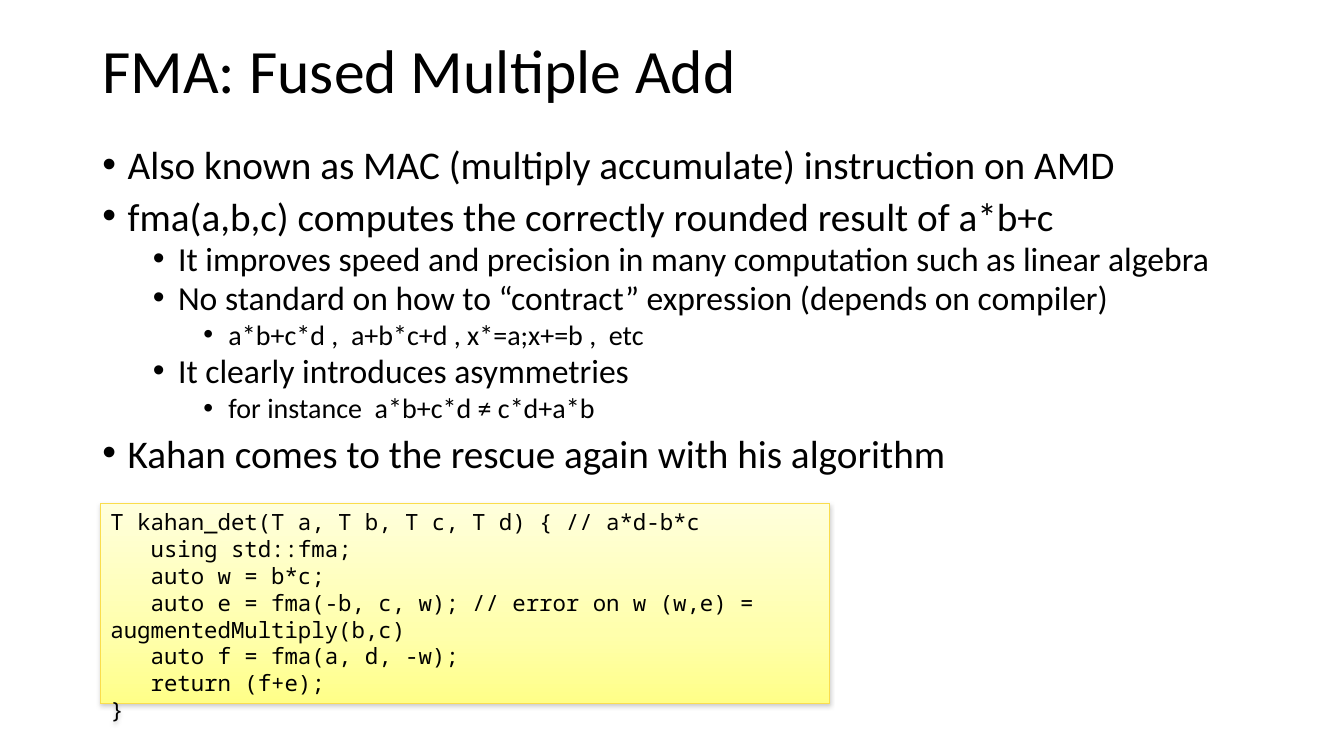
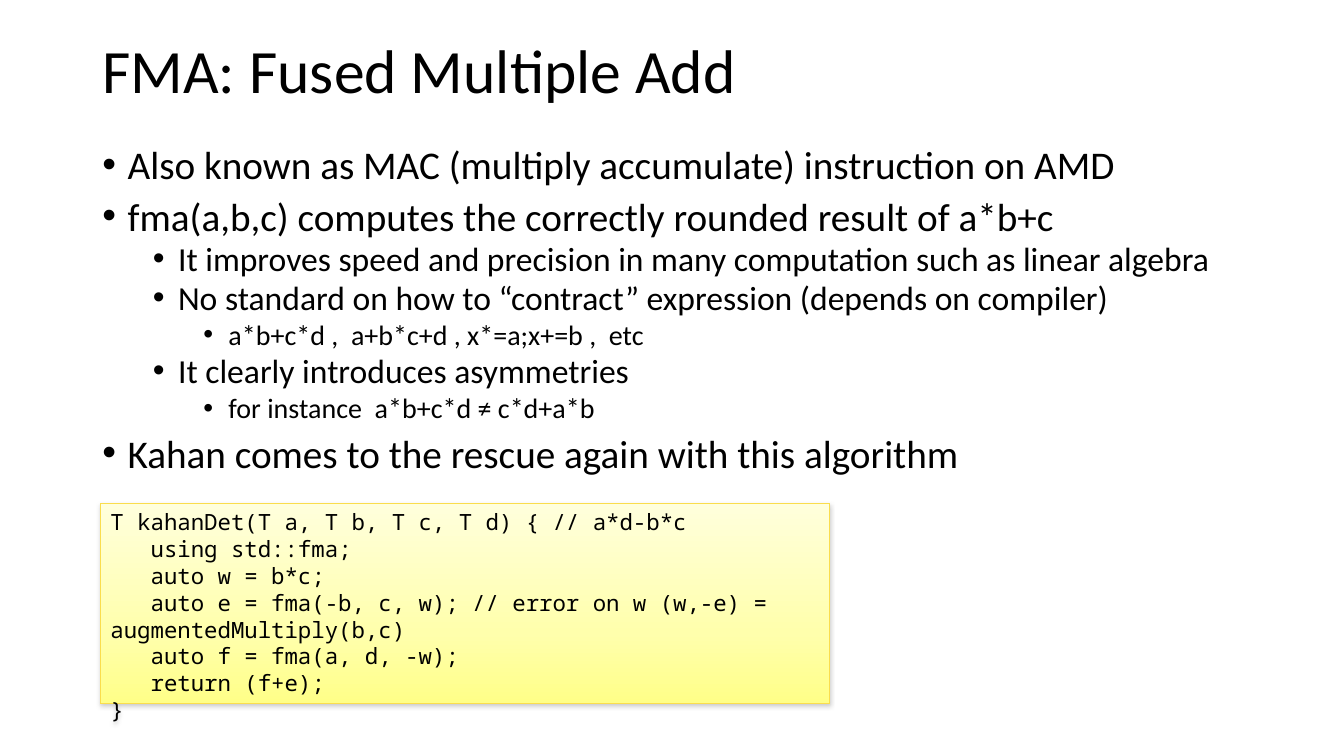
Before and after one commit to VinInn/FPCourse, a slide deck: slide 24 of Slides/FPforScientist.pptx (slide 23 before the commit). Drawn at 1344x756 pixels with LibreOffice and Linux fonts; fonts in the diff are those of the drawing. Boxes give left, top, right and bottom in pixels: in the first picture for what was removed or moved away, otherwise in the second. Text is boxed around its words. In the diff, an @@ line names an element or a change of style, - is before the commit and + after.

```diff
--- a/Slides/FPforScientist.pptx
+++ b/Slides/FPforScientist.pptx
@@ text at (128, 440, 958, 475): text changed @@
-• Kahan comes to the rescue again with his algorithm
+• Kahan comes to the rescue again with this algorithm
@@ text in rectangle at (110, 513, 687, 534): text changed @@
-T kahan_det(T a, T b, T c, T d) { // a*d-b*c
+T kahanDet(T a, T b, T c, T d) { // a*d-b*c
@@ text in rectangle at (110, 594, 740, 643): text changed @@
-auto e = fma(-b, c, w); // error on w (w,e) = augmentedMultiply(b,c)
+auto e = fma(-b, c, w); // error on w (w,-e) = augmentedMultiply(b,c)
```
Also in this commit, not shown: 1 other slide changed, 2 slides added, 1 other file.
